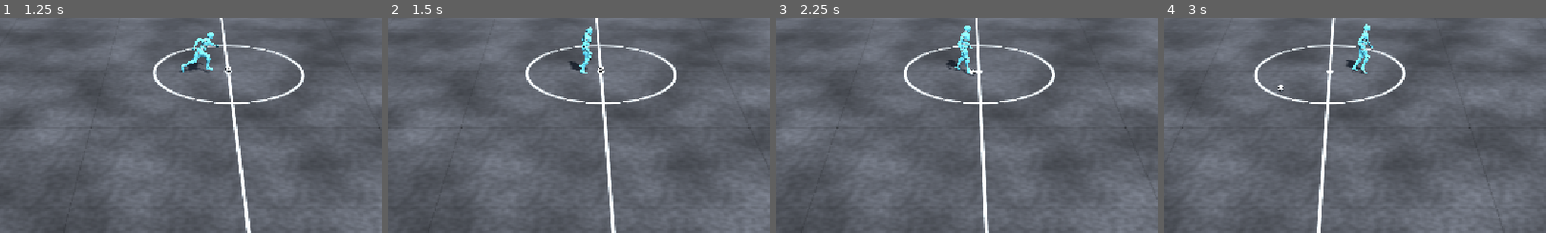
Above: before the commit, frames 1-4 (left to right).
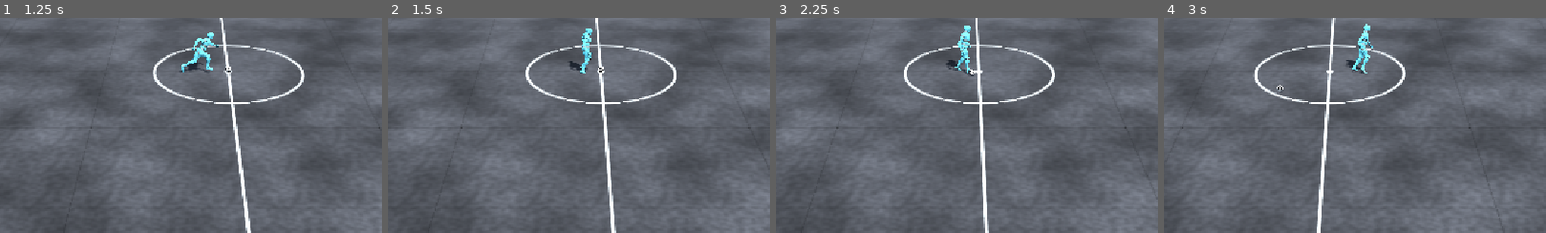
Above: after the commit, the same moments.

Repository: mertgurgenyatagi/project-deca
Game: Godot game, scene res://scenes/main.tscn
The game is run twice, just before and just after one commit, with the same random seed, the same clock (stepped at 60 frames per second) and the same inputs.
Inputs (mouse positions are % of the whole screen's width and height, from its top left):
- Up to frame 1 (1.25 s): tap Enter at 0.5 s; move the mouse to (72, 45) at 0.52 s; hold Right (move_right) from 0.53 s (still down); hold Shift (sprint) from 0.53 s (still down); click (72, 45) at 0.67 s; tap Space at 0.77 s
- Up to frame 2 (1.5 s): release Right (move_right) at 1.25 s; release Shift (sprint) at 1.25 s; drag from (30, 55) to (45, 70) at 1.27 s
- Up to frame 3 (2.25 s): move the mouse to (60, 28) at 2.02 s; hold Right (move_right) from 2.03 s (still down); hold Shift (sprint) from 2.03 s (still down); tap B at 2.1 s
- Up to frame 4 (3 s): release Right (move_right) at 2.75 s; release Shift (sprint) at 2.75 s; drag from (45, 70) to (20, 35) at 2.77 s
The pictures show only the part of the screen within x 25-75%, y 18-68%; the shares and areas given below are measured in that part.

Frame 1 is identical in both runs. In frame 2, 0.2% of the frame differs, in the area x 47-54%, y 4-26%; in frame 3, 0.1%; in frame 4, less than 0.1%.

Commit message:
Quicker, shorter jog steps with the ball; ball closer at a jog
With the ball, jog strides are 75% length at the same speed (cadence
+33%); the idle pose is mixed in to shrink the swing so planted feet
hold. Jog touches softer (arrival 0.8) and the ball sits further to the
touching foot's outside (8 cm) so the other foot passes it.

Co-Authored-By: Claude Opus 5.5 <noreply@anthropic.com>

Diff:
--- a/tavernaball/scripts/dribble.gd
+++ b/tavernaball/scripts/dribble.gd
@@ -42,9 +42,9 @@
 ## Toe tip length past the toe joint (m).
 @export var toe_tip := 0.06
 ## Ball sits this far to the outside of the touching foot (m).
-@export var touch_side_offset := 0.04
+@export var touch_side_offset := 0.08
 ## Ball's speed arriving at the next touch, as a share of the player's.
-@export var arrival_speed_ratio := 0.7
+@export var arrival_speed_ratio := 0.8
 ## The same at a full sprint (lower = longer knocks).
 @export var sprint_arrival_ratio := 0.4
 ## A touch sends the ball at most this many times the player's speed...
@@ -71,6 +71,12 @@
 ## A touch that takes the ball round a corner costs the player this share of
 ## their speed at a 180° change (proportionally less for smaller ones).
 @export var redirect_slowdown := 0.5
+
+@export_group("Stride")
+## With the ball, jog strides are this share of their normal length at the
+## same speed: quicker, shorter steps (and so quicker touches). The sprint
+## keeps its stride.
+@export var dribble_stride := 0.75
 
 @export_group("Control")
 ## Steering on the ball between touches (m/s²) before the cap starts growing.
@@ -151,6 +157,7 @@
 var _touch_phase_sprint := [0.0, 0.0]
 var _toe_bones := [-1, -1]
 var _ankle_bones := [-1, -1]
+var _idle_feet := PackedVector3Array()
 var _last_toes := [Vector3.INF, Vector3.INF]
 var _clock := 0.0
 ## The keys as pressed, and the direction and sprint the player is allowed to
@@ -298,6 +305,7 @@
 		_ankle_bones[f] = _player.skeleton.find_bone(ANKLE_BONES[f])
 	_last_raw_phase = _player.gait_phase
 	_next_foot = preferred_foot
+	_idle_feet = _player.idle_feet()
 
 
 ## Stride phase at which a foot touches: just before its toe reaches furthest forward.
@@ -321,7 +329,8 @@
 
 ## Model-space centre of the ball where a foot touches it at a stride phase.
 func _contact_offset(foot: int, phase: float, weight: float) -> Vector3:
-	var toe := _player.gait_feet_at(phase, weight)[foot * 2 + 1]
+	# Shorter strides mix in the idle pose, which pulls the toe toward its idle spot.
+	var toe := _idle_feet[foot * 2 + 1].lerp(_player.gait_feet_at(phase, weight)[foot * 2 + 1], _player.stride)
 	var outward := 1.0 if foot == Foot.LEFT else -1.0
 	return Vector3(toe.x + outward * touch_side_offset, 0.0, toe.z + toe_tip + ball.radius)
 
@@ -442,6 +451,14 @@
 		var off := absf(angle_difference(_player.yaw, atan2(input.x, input.y)))
 		steps *= clampf(1.0 - 0.5 * rad_to_deg(off) / turn_shorten_angle, 0.5, 1.0)
 	return maxi(roundi(steps), 1)
+
+
+## Stride length the player should use, as a share of normal: shorter at a
+## jog with the ball, normal at a sprint or without it.
+func stride_scale() -> float:
+	if not holding():
+		return 1.0
+	return lerpf(dribble_stride, 1.0, _player.sprint_weight)
 
 
 ## Scale on the player's acceleration: slower moving off while gripping the ball.
--- a/tavernaball/scripts/player.gd
+++ b/tavernaball/scripts/player.gd
@@ -234,6 +234,14 @@
 ## Smoothed turning contribution to leg speed (m/s); turn rate can change
 ## abruptly, the legs must not.
 var _turn_motion := 0.0
+## Stride length as a share of the clips' own (smoothed): below 1 with the
+## ball at a jog, for quicker, shorter steps. The leg swing is shrunk to match
+## by mixing in some of the idle pose, so planted feet stay planted.
+var _stride := 1.0
+
+## Current stride share (1 = the clips' own stride).
+var stride: float:
+	get: return _stride
 
 @onready var _model: Node3D = $Model
 @onready var _skeleton: Skeleton3D = $Model/Character/Skeleton3D
@@ -529,6 +537,11 @@
 	return _phase_rate(speed, _sprint_weight_at(speed))
 
 
+## Model-space foot and toe points of the idle pose (as `gait_feet_at`).
+func idle_feet() -> PackedVector3Array:
+	return _feet_at(_idle_anim, 0.0)
+
+
 ## Jog/sprint blend the gait settles to at a ground speed.
 func sprint_weight_at(speed: float) -> float:
 	return _sprint_weight_at(speed)
@@ -584,8 +597,9 @@
 
 
 ## Stride phase advance per second at a ground speed and jog/sprint weight.
+## Shorter strides (with the ball) turn the legs over faster.
 func _phase_rate(speed: float, sprint_weight: float) -> float:
-	var cycle := lerpf(_jog_cycle, _sprint_cycle, sprint_weight)
+	var cycle := lerpf(_jog_cycle, _sprint_cycle, sprint_weight) * _stride
 	return maxf(speed / cycle, min_jog_rate / _jog_length)
 
 
@@ -674,6 +688,7 @@
 
 func _update_animation(delta: float) -> void:
 	var weight := 1.0 - exp(-blend_sharpness * delta)
+	_stride = lerpf(_stride, _dribble.stride_scale() if _dribble else 1.0, weight)
 	_turn_motion = lerpf(_turn_motion, _yaw_rate * turn_step_radius, weight)
 	var real := get_real_velocity()
 	var ground_speed := Vector2(real.x, real.z).length()
@@ -688,7 +703,8 @@
 	else:
 		_gait_phase = fposmod(_gait_phase + _phase_rate(speed, _sprint_weight) * delta, 1.0)
 	_anim_tree.set(&"parameters/IdleRate/scale", idle_rate)
-	_anim_tree.set(&"parameters/Locomotion/blend_amount", _blend)
+	# Shorter strides: shrink the leg swing to match by mixing in the idle.
+	_anim_tree.set(&"parameters/Locomotion/blend_amount", _blend * _stride)
 	_anim_tree.set(&"parameters/Gait/blend_amount", _sprint_weight)
 	_anim_tree.set(&"parameters/JogSeek/seek_request", fposmod(_gait_phase + _jog_offset, 1.0) * _jog_length)
 	_anim_tree.set(&"parameters/SprintSeek/seek_request", fposmod(_gait_phase + _sprint_offset, 1.0) * _sprint_length)
Not shown, changed: docs/touch-dribbling.md
